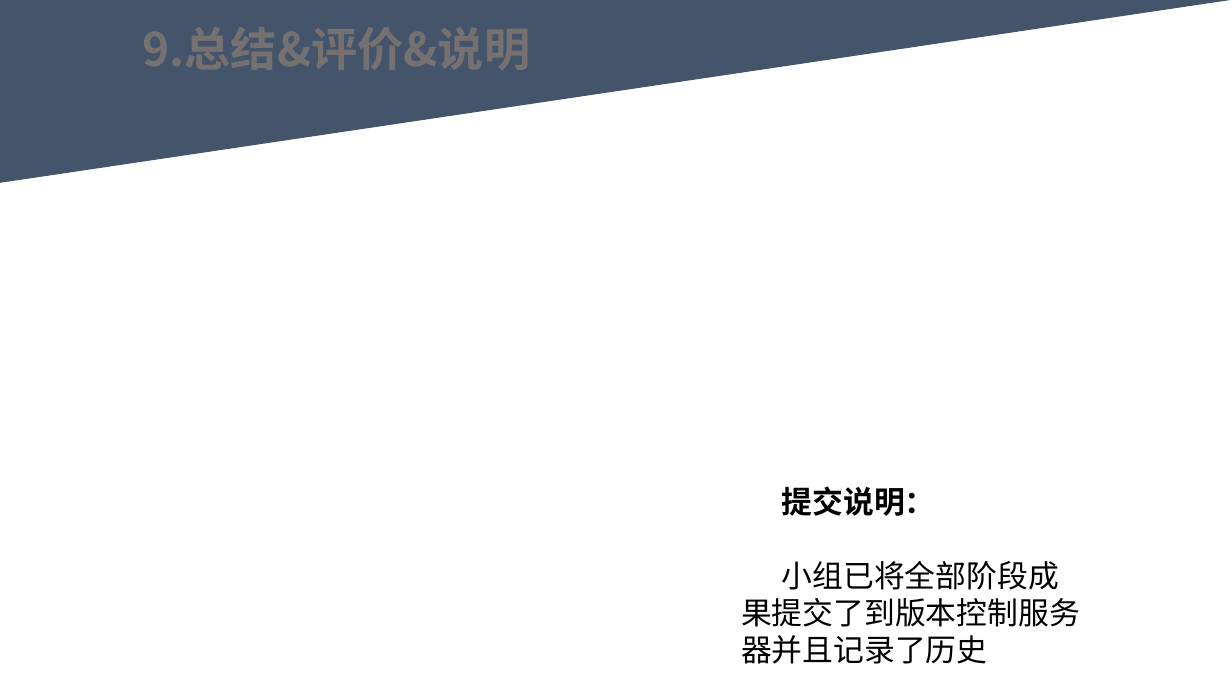
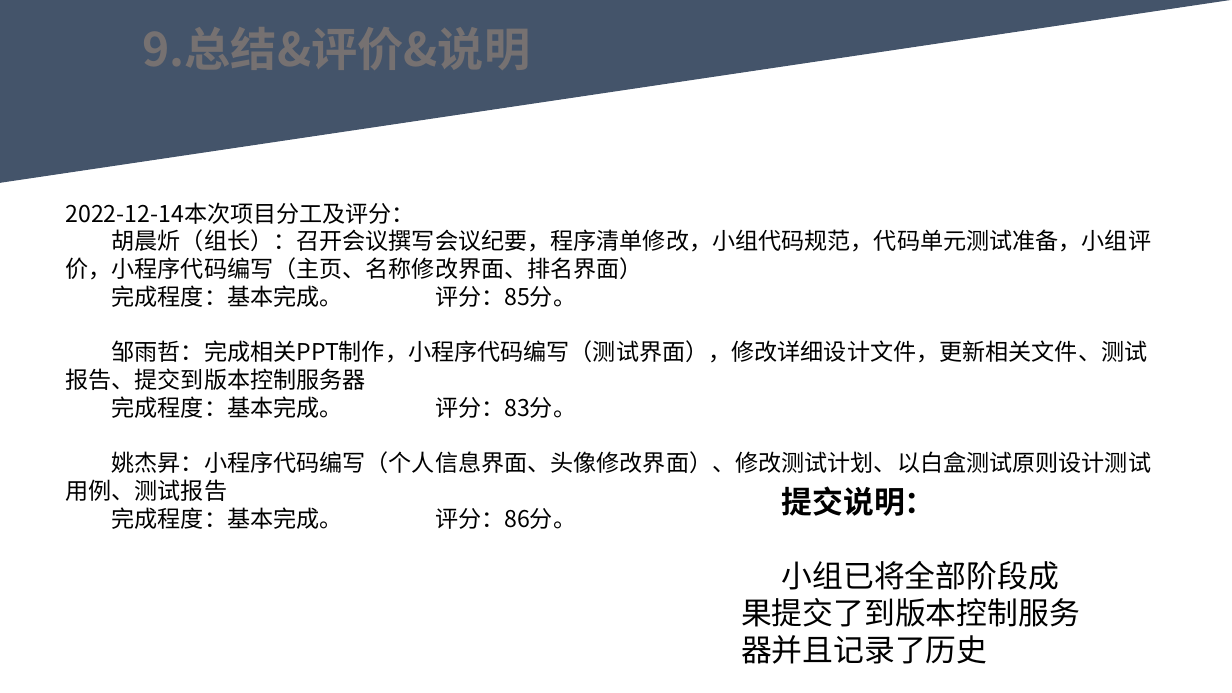
Before and after one commit to youhuyellowman/SE-2022-G06, a slide deck: slide 16 of 代码测试/代码实现PPTv0.0.1.pptx (slide 14 before the commit). Drawn at 1232x693 pixels with LibreOffice and Linux fonts; fonts in the diff are those of the drawing. Boxes give left, top, right and bottom in pixels: in the first picture for what was removed or moved away, otherwise in the second. Text is boxed around its words. In the diff, an @@ line names an element or a change of style, - is before the commit and + after.

Commit message:
更新 代码实现PPTv0.0.1.pptx

```diff
--- a/代码测试/代码实现PPTv0.0.1.pptx
+++ b/代码测试/代码实现PPTv0.0.1.pptx
@@ text added at (65,202,1151,473), 18 pt, text #000000 @@
+2022-12-14本次项目分工及评分：
+胡晨炘（组长）：召开会议撰写会议纪要，程序清单修改，小组代码规范，代码单元测试准备，小组评价，小程序代码编写（主页、名称修改界面、排名界面）
+完成程度：基本完成。 评分：85分。
+邹雨哲：完成相关PPT制作，小程序代码编写（测试界面），修改详细设计文件，更新相关文件、测试报告、提交到版本控制服务器
+完成程度：基本完成。 评分：83分。
+姚杰昇：小程序代码编写（个人信息界面、头像修改界面）、修改测试计划、以白盒测试原则设计测试用例、测试报告
+完成程度：基本完成。 评分：86分。
```
Also in this commit, not shown: 6 other slides changed, 3 slides added, 1 slide removed.
